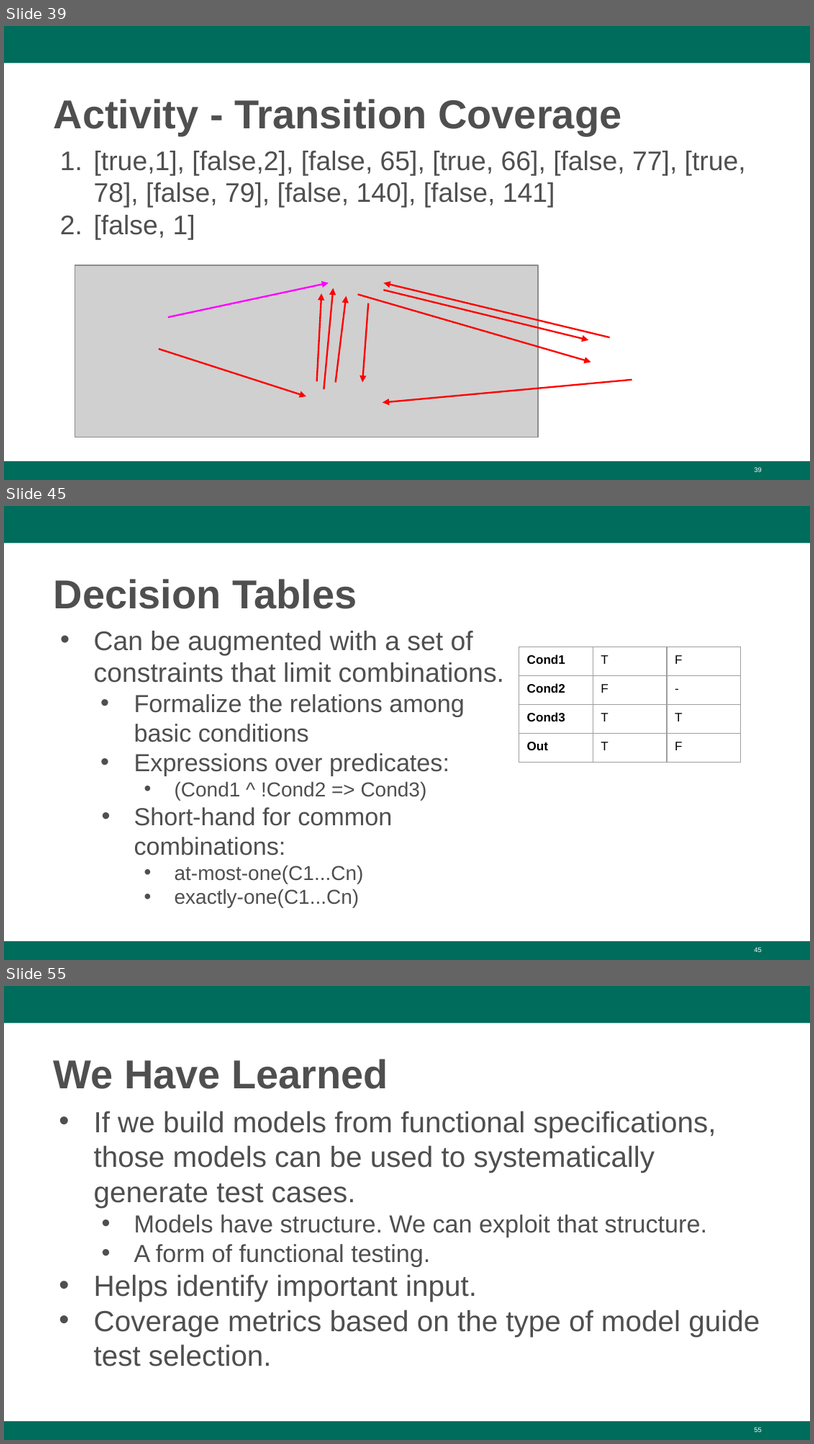
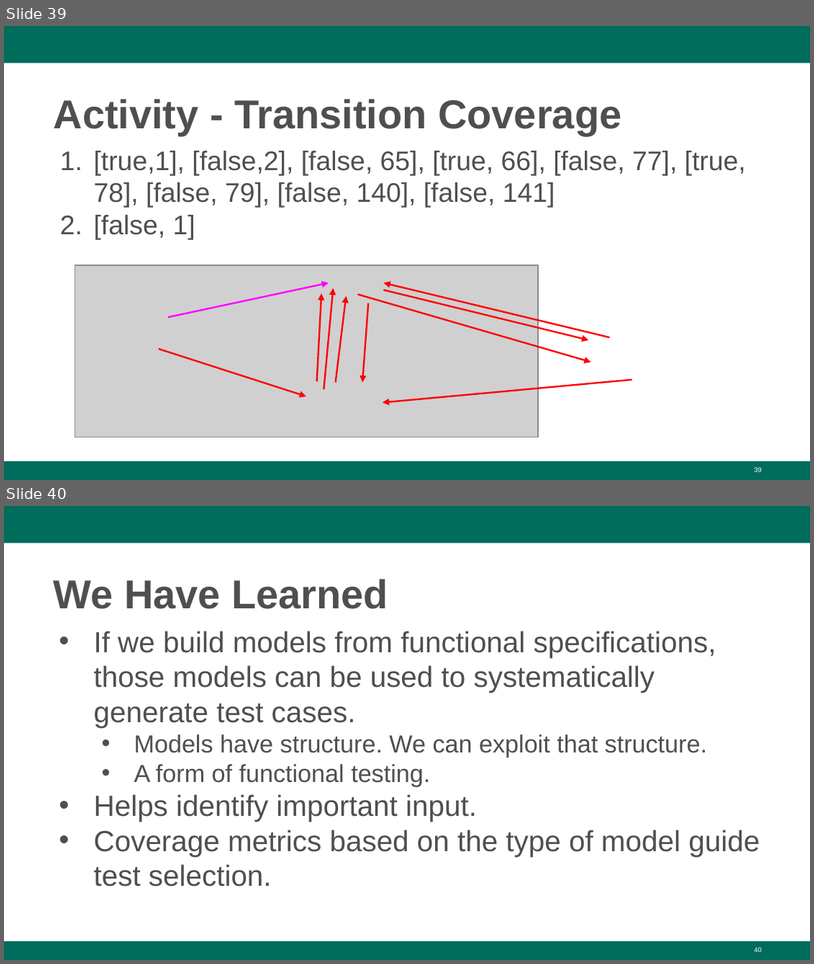
Before and after one commit to Greg4cr/Greg4cr.github.io, a slide deck: courses/spring20dit635/Lectures/Spring20-Lecture13-ModelTesting.pptx. Shown one above the other, each under a label of ours: slides 39, 45 and 55 before the commit, slides 39 and 40 after it; the slides between them are not shown. The pictures are 814x1444 and 814x964 pixels, drawn with LibreOffice and Linux fonts; fonts in the diff are those of the drawing; grey boxes stand for pictures; background and template pictures are left out. Boxes give left, top, right and bottom in pixels: in the first picture for what was removed or moved away, otherwise in the second. Text is boxed around its words. In the diff, an @@ line names an element or a change of style, - is before the commit and + after.

```diff
--- a/courses/spring20dit635/Lectures/Spring20-Lecture13-ModelTesting.pptx
+++ b/courses/spring20dit635/Lectures/Spring20-Lecture13-ModelTesting.pptx
@@ slide 45 removed at [4,506,810,960], background #FFFFFF; not listed: 2 template elements that a slide beside it also shows @@
@@ title removed at [54,579,357,609] @@
-Decision Tables
@@ text removed at [94,631,504,907] @@
-• Can be augmented with a set of constraints that limit combinations.
-  • Formalize the relations among basic conditions
-  • Expressions over predicates:
-    • (Cond1 ^ !Cond2 => Cond3)
-  • Short-hand for common combinations:
-    • at-most-one(C1...Cn)
-    • exactly-one(C1...Cn)
@@ table removed at [520,646,742,911], 4 rows, 3 columns @@
-Cond1 | T | F
-Cond2 | F | -
-Cond3 | T | T
-Out | T | F
@@ page number removed at [754,947,761,952] @@
-45
@@ what was slide 55 is now slide 40 @@
@@ page number at [754,947,761,952]: text changed @@
-55
+40
```
Also in this commit, not shown: 1 slide changed, 14 other slides removed, 5 other files.
